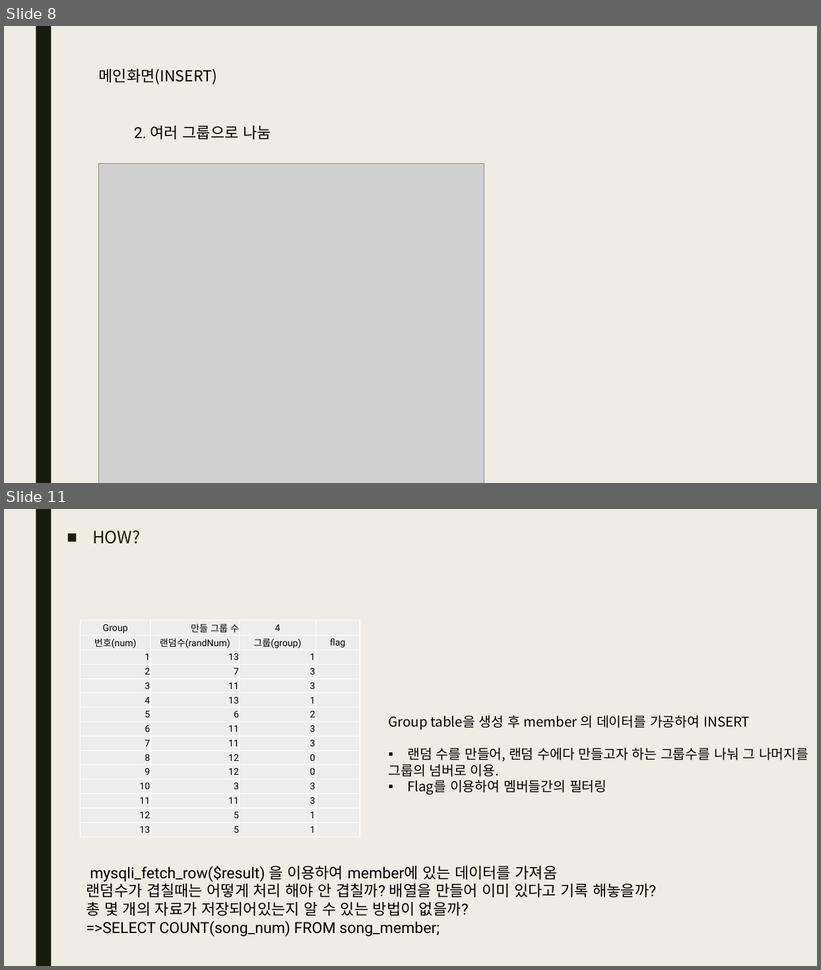
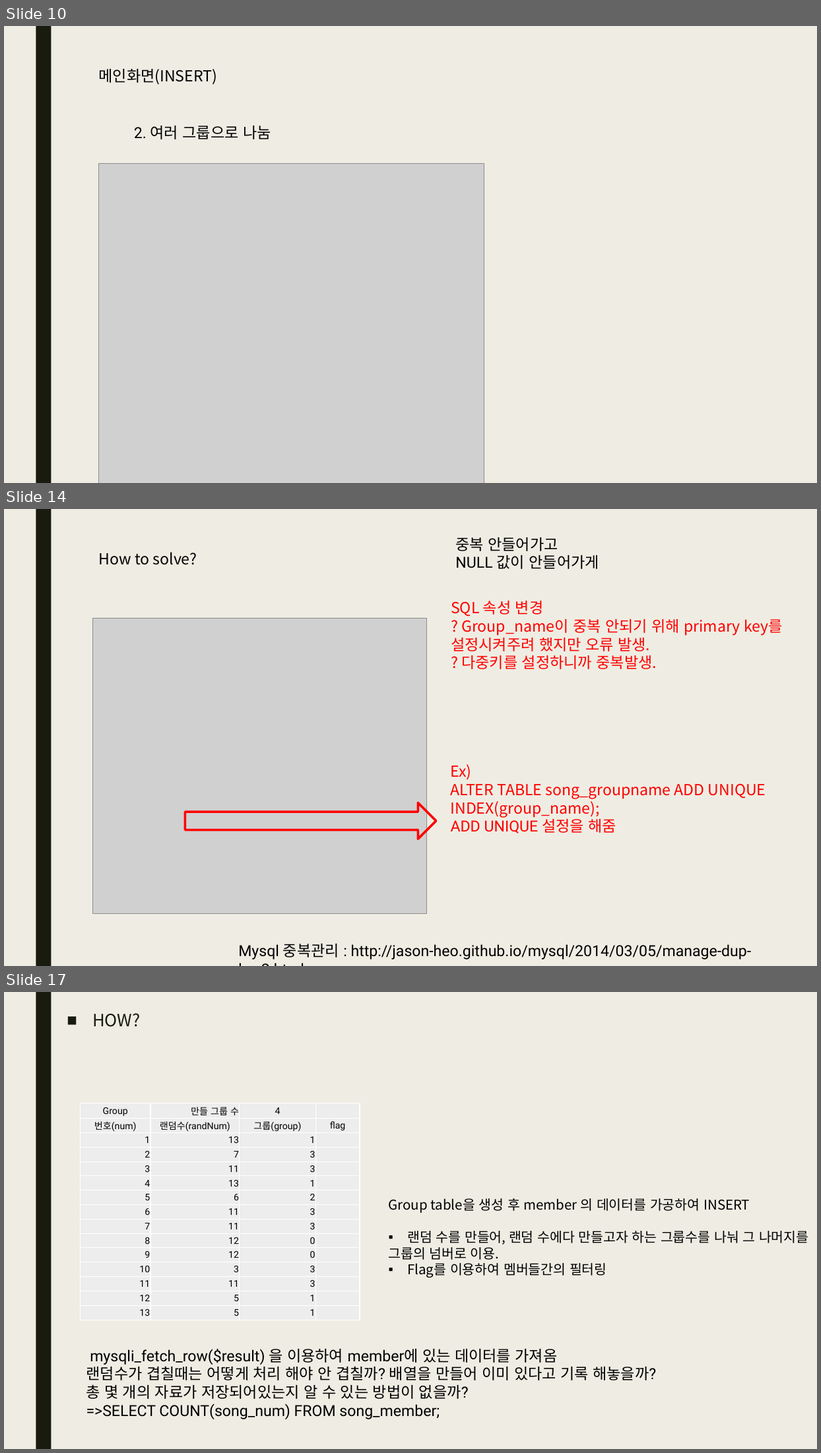
Before and after one commit to qhftkf1/02.S01_GroupMaker, a slide deck: S01_그룹 지정하기.pptx. Shown one above the other, each under a label of ours: slides 8 and 11 before the commit, slides 10, 14 and 17 after it; the slides between them are not shown. The pictures are 821x970 and 821x1453 pixels, drawn with LibreOffice and Linux fonts; fonts in the diff are those of the drawing; grey boxes stand for pictures. Boxes give left, top, right and bottom in pixels: in the first picture for what was removed or moved away, otherwise in the second. Text is boxed around its words. In the diff, an @@ line names an element or a change of style, - is before the commit and + after.

```diff
--- a/S01_그룹 지정하기.pptx
+++ b/S01_그룹 지정하기.pptx
@@ slide 14 added at (x1=4, y1=509, x2=817, y2=966), background #EFEDE3; not listed: 1 template element that a slide beside it also shows @@
@@ text added at (x1=455, y1=537, x2=599, y2=569), 18 pt, text #000000 @@
+중복 안들어가고
+NULL 값이 안들어가게
@@ text added at (x1=99, y1=552, x2=197, y2=565), 18 pt, text #000000 @@
+How to solve?
@@ text added at (x1=451, y1=601, x2=783, y2=669), 18 pt, text #FF0000 @@
+SQL 속성 변경
+? Group_name이 중복 안되기 위해 primary key를 설정시켜주려 했지만 오류 발생.
+? 다중키를 설정하니까 중복발생.
@@ picture added at (x1=93, y1=618, x2=427, y2=914) @@
@@ text added at (x1=451, y1=764, x2=766, y2=834), 18 pt, text #FF0000 @@
+Ex)
+ALTER TABLE song_groupname ADD UNIQUE INDEX(group_name);
+ADD UNIQUE 설정을 해줌
@@ right arrow added at (x1=185, y1=803, x2=436, y2=839), outline #FF0000 2.75 pt @@
@@ text added at (x1=238, y1=944, x2=752, y2=960), 18 pt, text #000000 @@
+Mysql 중복관리 : http://jason-heo.github.io/mysql/2014/03/05/manage-dup-key2.html
@@ what was slide 8 is now slide 10 @@
@@ what was slide 11 is now slide 17 @@
```
Also in this commit, not shown: 4 slides changed, 6 other slides added, 1 slide removed, 12 other files.
